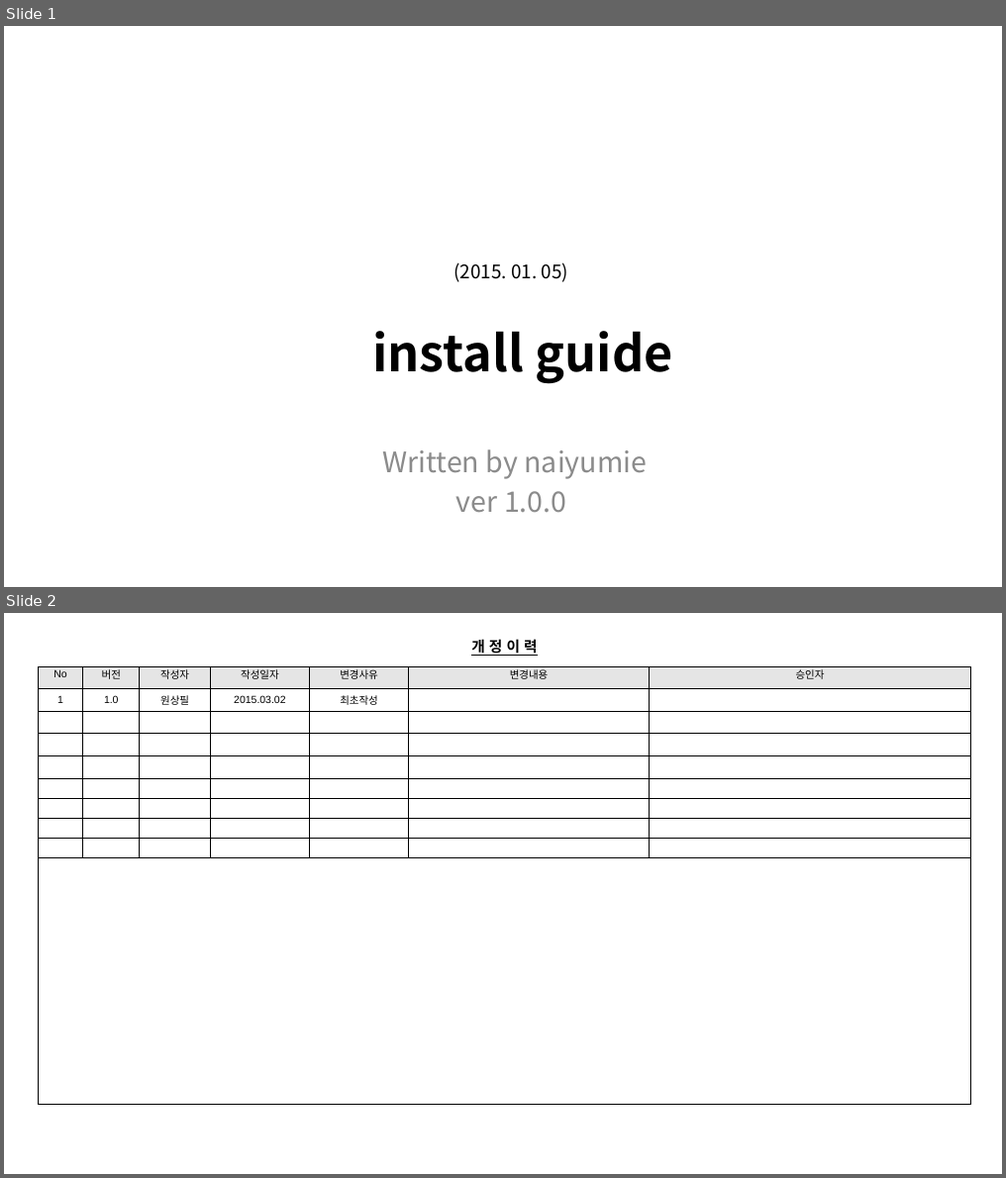
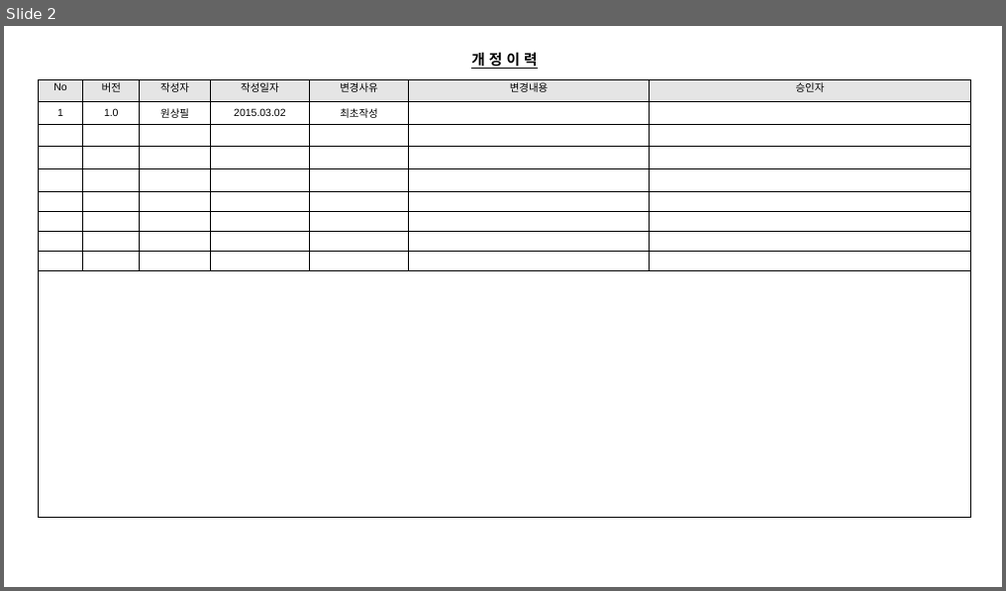
Before and after one commit to naiyumie/nboard, a slide deck: ref/00.architect/04. install guide(설치 가이드).pptx. Shown one above the other, each under a label of ours: slides 1 and 2 before the commit, slide 2 after it. The pictures are 1006x1178 and 1006x591 pixels, drawn with LibreOffice and Linux fonts; fonts in the diff are those of the drawing; background and template pictures are left out. Boxes give left, top, right and bottom in pixels: in the first picture for what was removed or moved away, otherwise in the second. Text is boxed around its words. In the diff, an @@ line names an element or a change of style, - is before the commit and + after.

```diff
--- a/ref/00.architect/04. install guide(설치 가이드).pptx
+++ b/ref/00.architect/04. install guide(설치 가이드).pptx
@@ slide 1 removed at [4,26,1002,587], background picture (left out) @@
@@ text removed at [454,263,568,282] @@
-(2015. 01. 05)
@@ text removed at [372,331,673,384] @@
-install guide
@@ text removed at [382,450,648,512] @@
-Written by naiyumie
-ver 1.0.0
```
Also in this commit, not shown: 1 slide added, 45 other files.
